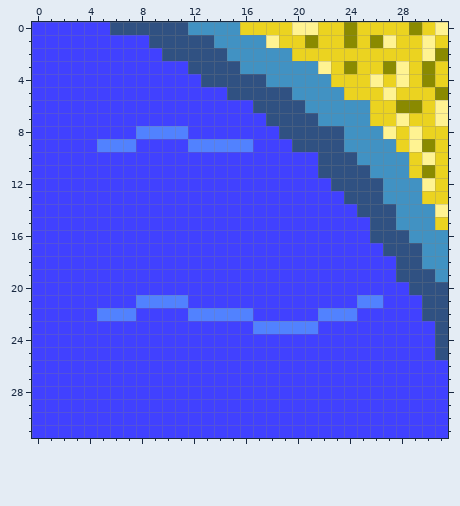
File history of a pixel-art sprite, assets/eaune.png. The picture above is the old version.
The file is 32x32 pixels.
The same view after the edit:
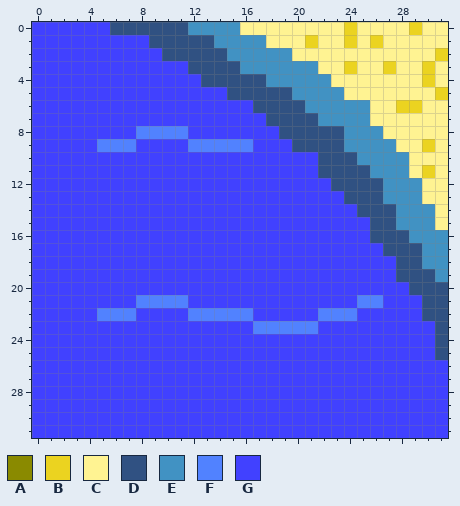
Palette (. is transparent): A #8a8a00  B #ebd320  C #fff392  D #305182  E #4192c3  F #5182ff  G #4141ff
The edit:
Changed rows in their new state; - is an unchanged pixel.
first column x 16:
 0 CCCC--CCBCCCCBC-
 1 ---CCBCCBCB-CC-C
 2 ----CCCCCCCCCC-B
 3 -------CBCCB-CBC
 4 -------CCC-C-CBC
 5 --------CCC-CCCB
 6 ----------CCBBC-
 7 ----------CC-CC-
 8 ------------C-CC
 9 ------------C-BC
10 -------------C-C
11 -------------CBC
12 ---------------C
13 --------------CC
15 ---------------C
Pixel boxes of the changes (left, top, right, bottom) in both pictures:
changed: (240, 22, 448, 230)
